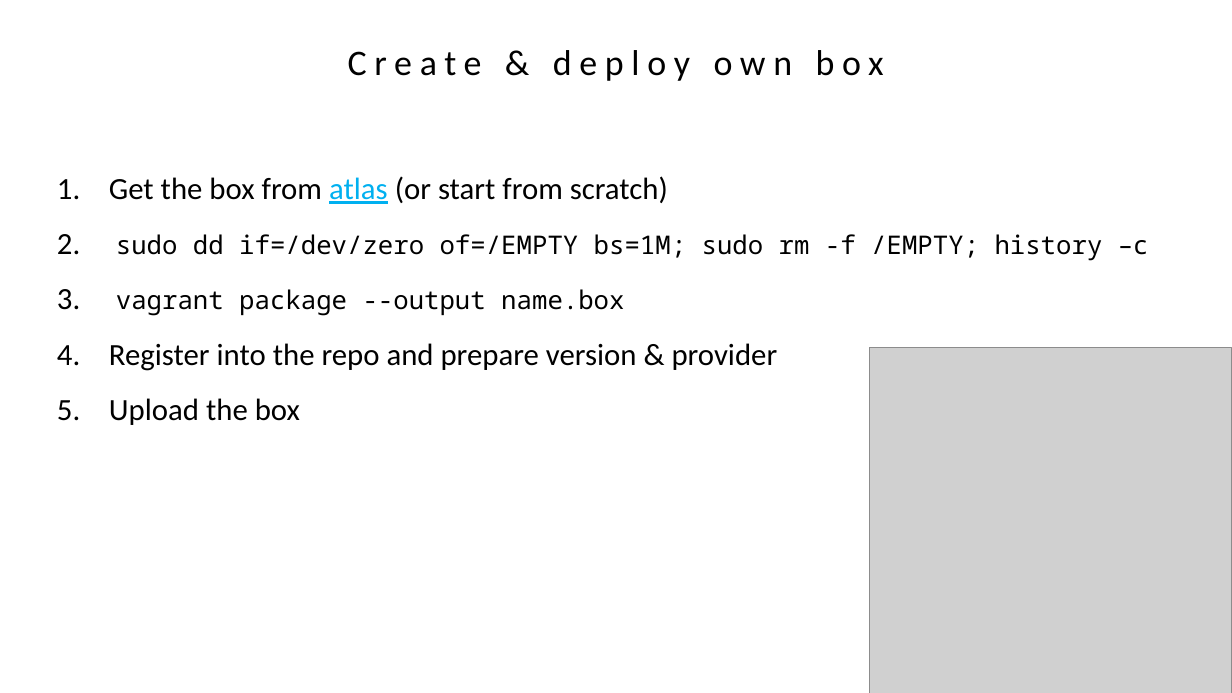
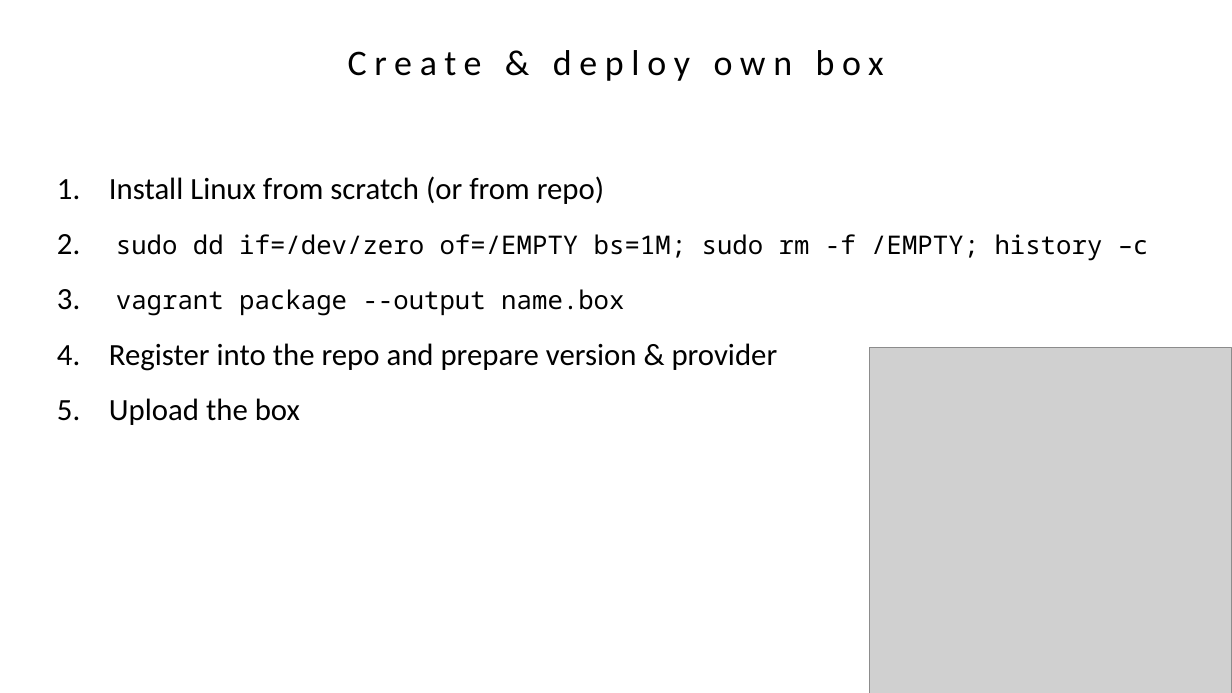
Before and after one commit to agavazov/vagrant-presentation, a slide deck: slide 28 of vagrant.pptx (slide 21 before the commit). Drawn at 1232x693 pixels with LibreOffice and Linux fonts; fonts in the diff are those of the drawing; grey boxes stand for pictures. Boxes give left, top, right and bottom in pixels: in the first picture for what was removed or moved away, otherwise in the second. Text is boxed around its words. In the diff, an @@ line names an element or a change of style, - is before the commit and + after.

```diff
--- a/vagrant.pptx
+++ b/vagrant.pptx
@@ text at bbox=[109, 176, 604, 204]: text changed @@
-1. Get the box from atlas (or start from scratch)
+1. Install Linux from scratch (or from repo)
```
Also in this commit, not shown: 10 other slides changed, 11 slides added, 6 slides removed, 21 other files.
